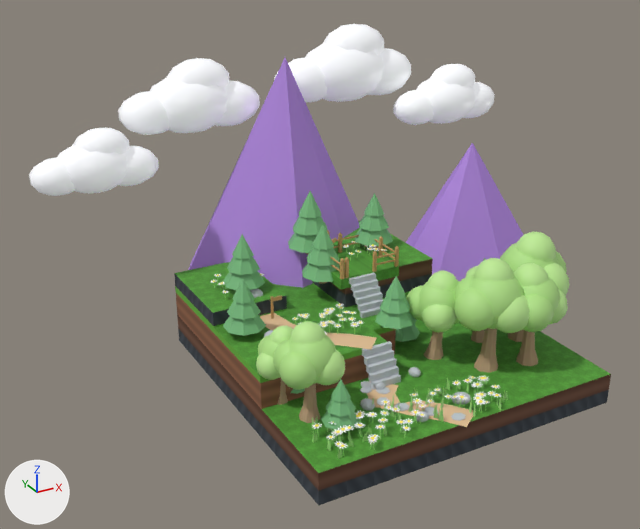
Two versions of the Blender file Assets/Blender_Source/map_25d_fixed.blend, one commit apart.
Both versions are drawn from a 50 mm lens placed at (-10.5, -19.2, 16.4), pointed at (4.8, 8.6, 2.5). The axes (+X, +Y, +Z) are drawn at lower left. The lights are the same throughout. The first picture is the older version.
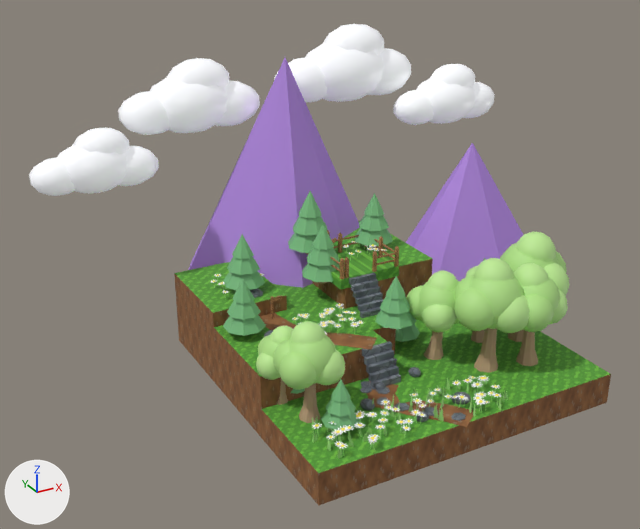
Pixel boxes (x1, y1, x2, y2) of what changed, in the pictures (640 x 529 px):
'SM_Terrain_Chunk', surface changed
    both: (174, 229, 611, 506)
'SM_Staircase_01', surface changed (light grey to grey)
    both: (362, 341, 401, 390)
'SM_Staircase_02', surface changed (light grey to grey)
    both: (349, 273, 384, 318)
'SM_Dirt_Path_Main', surface changed (beige to brown)
    both: (367, 384, 476, 427)
'SM_Dirt_Path_Tier1', surface changed (beige to brown)
    both: (260, 313, 377, 350)
'SM_Rock_Boulder_02', surface changed
    both: (360, 398, 375, 411)
'SM_Rock_Boulder_05', surface changed
    both: (451, 392, 471, 404)
'SM_Rock_Boulder_04', surface changed
    both: (408, 367, 421, 377)
'SM_Stepping_Stone_01', surface changed
    both: (451, 413, 466, 421)
'SM_Rock_Boulder_07', surface changed
    both: (250, 289, 263, 298)
'SM_Rock_Boulder_01', surface changed
    both: (417, 411, 429, 422)
'SM_Stepping_Stone_03', surface changed
    both: (395, 403, 409, 411)
'SM_Stepping_Stone_02', surface changed
    both: (425, 407, 439, 416)
'SM_Stepping_Stone_05', surface changed
    both: (376, 387, 390, 394)
'SM_Stepping_Stone_06', surface changed
    both: (360, 386, 372, 393)
'SM_Stepping_Stone_07', surface changed
    both: (361, 381, 371, 388)
'SM_Stepping_Stone_04', surface changed
    both: (377, 397, 389, 406)
'SM_Rock_Boulder_03', surface changed
    both: (375, 383, 385, 389)
'SM_Rock_Boulder_06', surface changed
    both: (264, 330, 273, 337)

The change in detail:
Picture 'tex_rock_seamless.png' (img_tex_rock_seamless_png) is new.
Picture 'tex_dirt_seamless.png' (img_tex_dirt_seamless_png) is new.
Material 'Mat_Cliff_Dirt' (mat_mat_cliff_dirt) changes its picture from img_tex_cliff_dirt to img_tex_dirt_seamless_png.
In material 'Mat_Dirt_Path' (mat_mat_dirt_path), base_color is no longer (0.76, 0.52, 0.3), beige #e2bf95.
In material 'Mat_Dirt_Path' (mat_mat_dirt_path), texture is now set to img_tex_dirt_seamless_png.
In material 'Mat_Stone' (mat_mat_stone), base_color is no longer (0.54, 0.58, 0.62), light grey #c2c8ce.
In material 'Mat_Stone' (mat_mat_stone), texture is now set to img_tex_rock_seamless_png.
